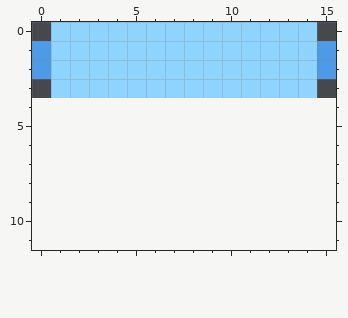
Pixel-art file: assets/gui/scrollbar.aseprite. Above: the version before the commit.
16x4 pixels, 1 frame. The old version is drawn lined up with the new one, on the new canvas.
Once edited:
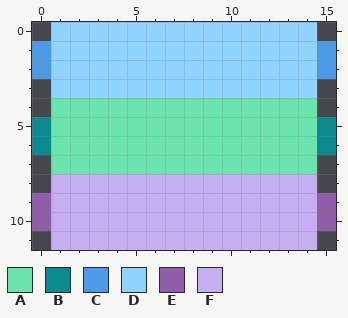
Palette (. is transparent): A #6ae4ac  B #0b8a8f  C #4d9be6  D #8fd3ff  E #905ea9  F #c5aff2
Difference:
canvas 16x4 -> 16x12
@@ x 0..15 @@
  3 .DDDDDDDDDDDDDD.
- 4 ................
- 5 ................
- 6 ................
- 7 ................
- 8 ................
- 9 ................
-10 ................
-11 ................
+ 4 .AAAAAAAAAAAAAA.
+ 5 BAAAAAAAAAAAAAAB
+ 6 BAAAAAAAAAAAAAAB
+ 7 .AAAAAAAAAAAAAA.
+ 8 .FFFFFFFFFFFFFF.
+ 9 EFFFFFFFFFFFFFFE
+10 EFFFFFFFFFFFFFFE
+11 .FFFFFFFFFFFFFF.
Pixel boxes of the changes (left, top, right, bottom) in both pictures:
added: (32, 98, 336, 250)
